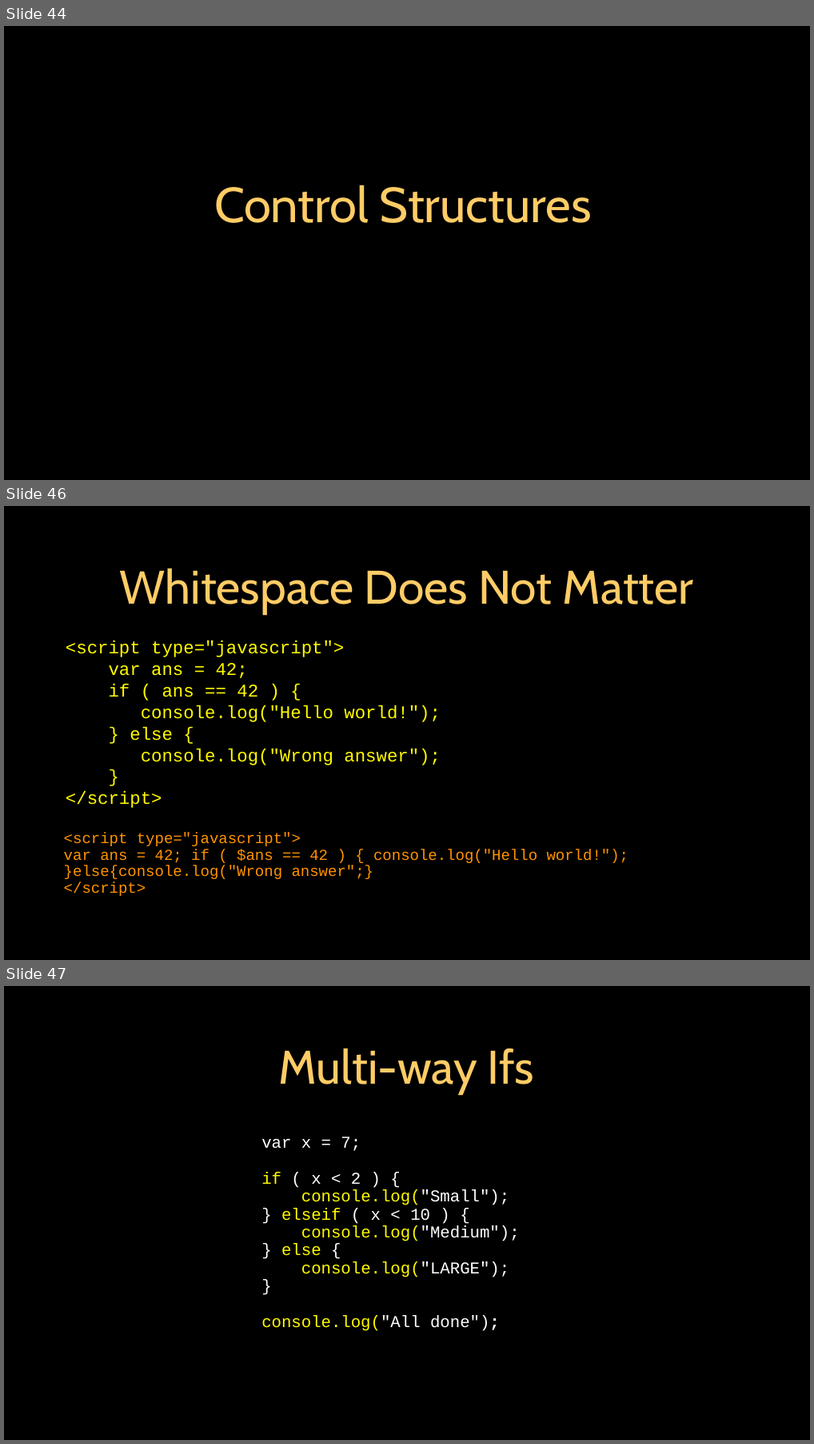
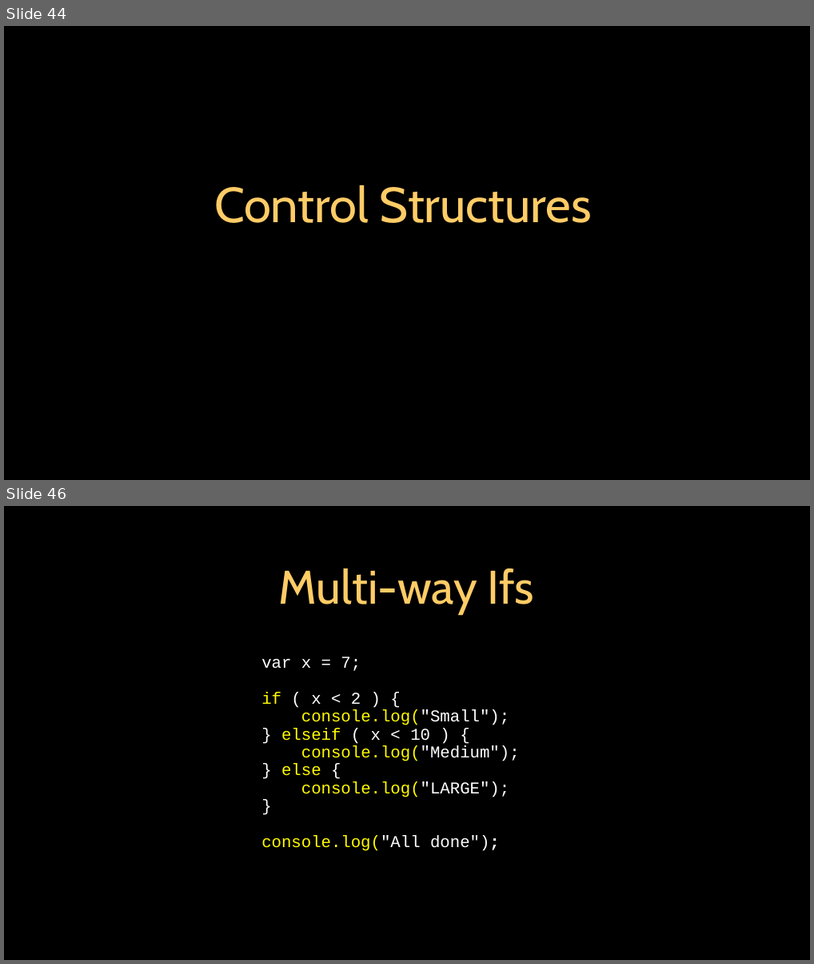
Before and after one commit to csev/dj4e, a slide deck: lectures/JS-01-JavaScript.ppt. Shown one above the other, each under a label of ours: slides 44, 46 and 47 before the commit, slides 44 and 46 after it; the slides between them are not shown. The pictures are 814x1444 and 814x964 pixels, drawn with LibreOffice and Linux fonts; fonts in the diff are those of the drawing. Boxes give left, top, right and bottom in pixels: in the first picture for what was removed or moved away, otherwise in the second. Text is boxed around its words. In the diff, an @@ line names an element or a change of style, - is before the commit and + after.

```diff
--- a/lectures/JS-01-JavaScript.ppt
+++ b/lectures/JS-01-JavaScript.ppt
@@ slide 46 removed at bbox=[4, 506, 810, 960], background #000000; not listed: 1 template element that a slide beside it also shows @@
@@ title removed at bbox=[120, 568, 694, 613] @@
-Whitespace Does Not Matter
@@ free removed at bbox=[63, 619, 649, 825] @@
-<script type="javascript">
-var ans = 42;
-if ( ans == 42 ) {
-console.log("Hello world!");
-} else {
-console.log("Wrong answer");
-}
-</script>
@@ free removed at bbox=[62, 823, 756, 904] @@
-<script type="javascript">
-var ans = 42; if ( $ans == 42 ) { console.log("Hello world!");
-}else{console.log("Wrong answer";}
-</script>
@@ what was slide 47 is now slide 46 @@
```
Also in this commit, not shown: 4 slides changed, 1 other file.
